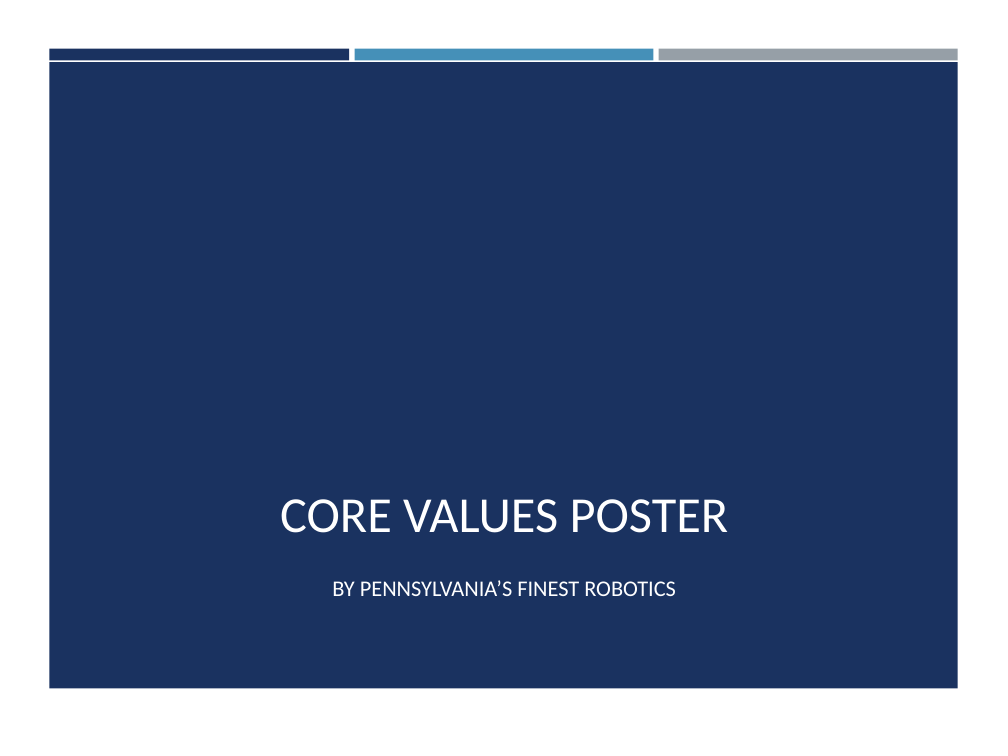
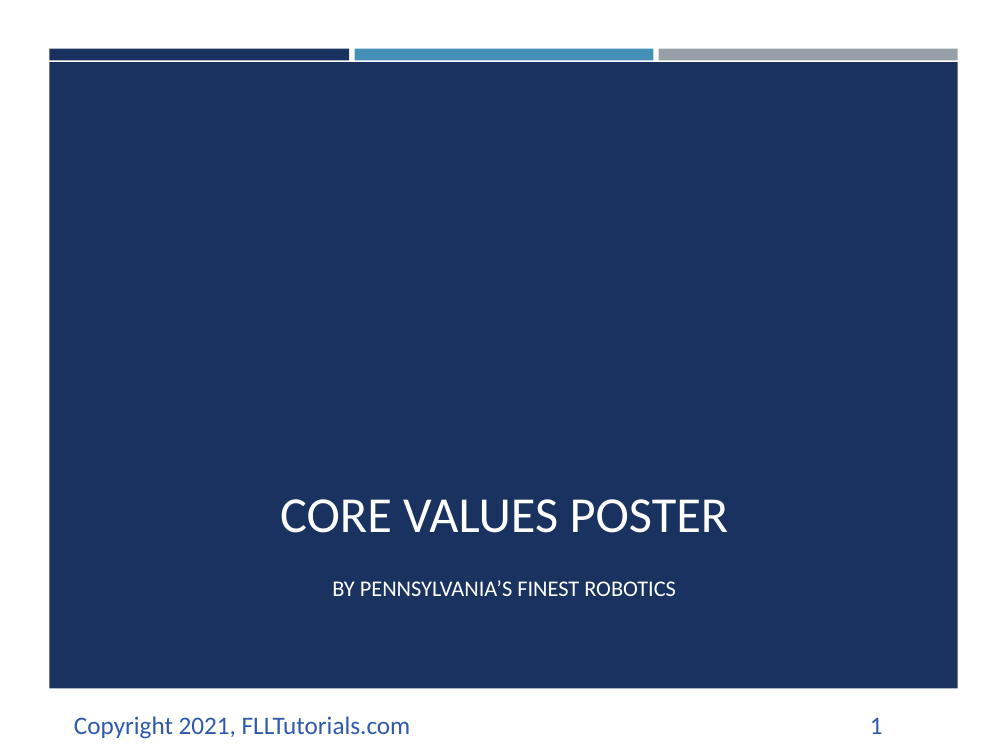
Before and after one commit to ev3lessons/FLL-Tutorials, a slide deck: slide 1 of translations/en-us/CoreValues/CVPoster.pptx. Drawn at 1008x756 pixels with LibreOffice and Linux fonts; fonts in the diff are those of the drawing; background and template pictures are left out. Boxes give left, top, right and bottom in pixels: in the first picture for what was removed or moved away, otherwise in the second. Text is boxed around its words. In the diff, an @@ line names an element or a change of style, - is before the commit and + after.

Commit message:
Core Values Lessons updated for new judging and CV

```diff
--- a/translations/en-us/CoreValues/CVPoster.pptx
+++ b/translations/en-us/CoreValues/CVPoster.pptx
@@ text added at (74,716,411,739), 18 pt, text #2F5AAC @@
+Copyright 2021, FLLTutorials.com
@@ page number added at (870,717,883,734), 18 pt, text #2F5AAC @@
+1
```
Also in this commit, not shown: 8 other slides changed, 6 other files.
